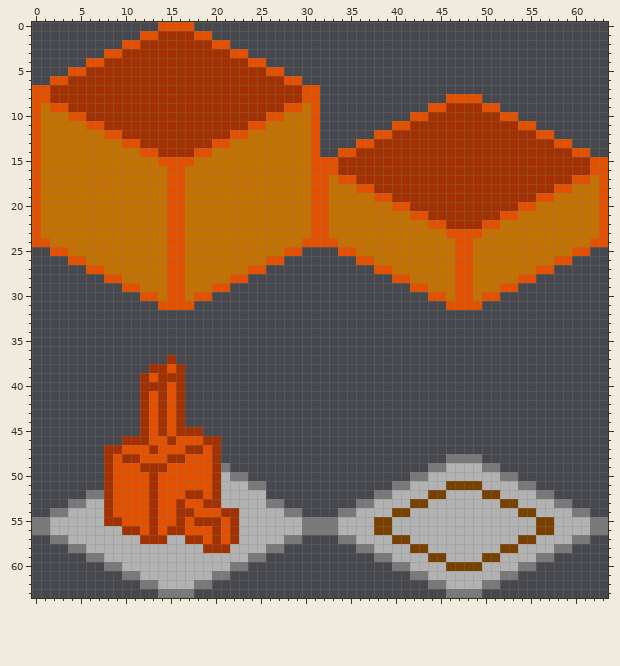
Pixel-art sprite -- LD48/Assets/Sprites/Tiles.png. Above: the version before the commit.
The file is 64x64 pixels.
New version:
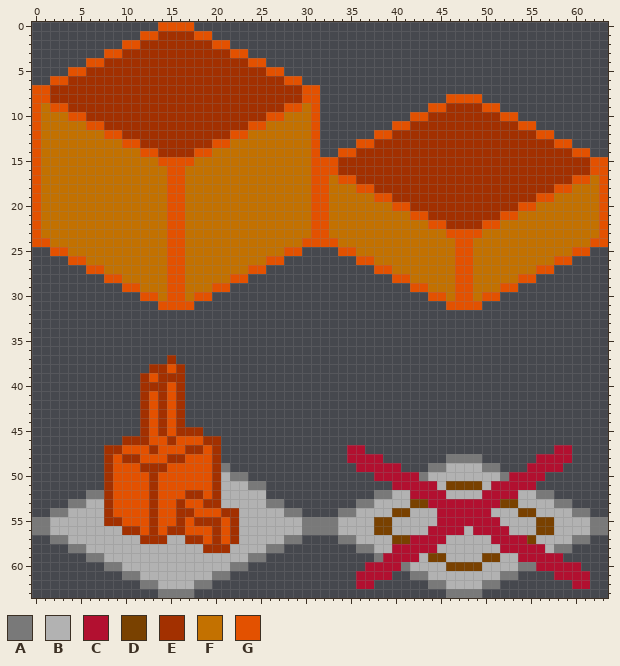
Palette (. is transparent): A #797979  B #b2b2b2  C #b21030  D #794100  E #a23000  F #c37100  G #e35100
Message: update bulldozer tile
Difference:
Changed rows in their new state; - is an unchanged pixel.
first column x 35:
47 CC---------------------CC--
48 CCCC-----------------CCCC--
49 -CCCCC--------------CCCC---
50 ---CCCCC----------CCCC-----
51 -----CCCCC------CCCCC------
52 -------CCCC----CCCC--------
53 ---------CCCCCCCC----------
54 ----------CCCCCC-----------
55 ----------CCCCCCC----------
56 ---------CCCC-CCCC---------
57 -------CCCC-----CCCC-------
58 -----CCCCC-------CCCCC-----
59 ----CCCC-----------CCCCC---
60 --CCCC---------------CCCCC-
61 -CCCC------------------CCCC
62 -CC----------------------CC
Pixel boxes of the changes (left, top, right, bottom) in both pictures:
changed: (347, 445, 590, 589)
